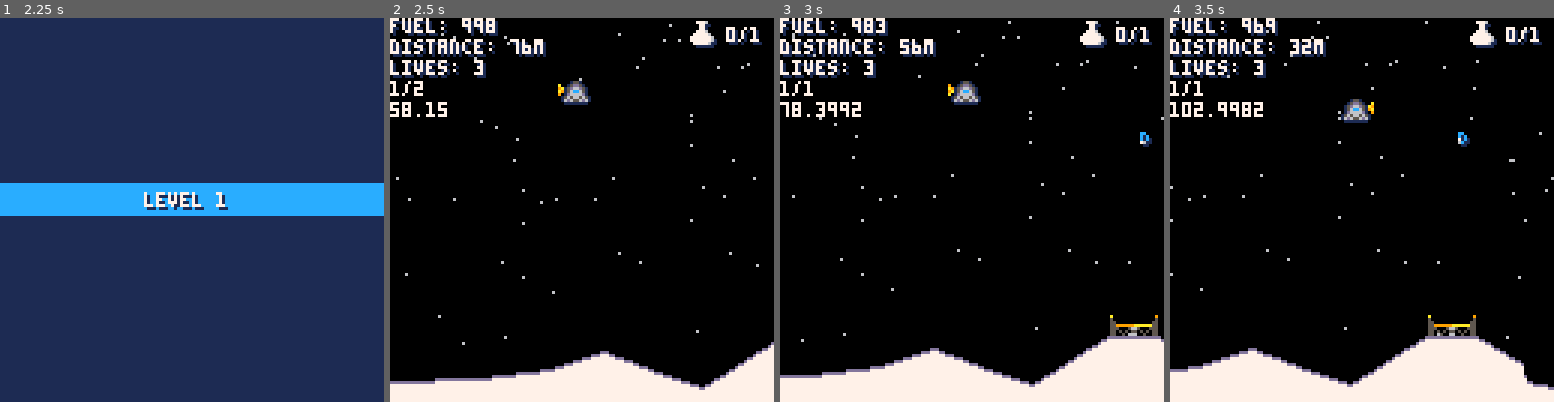
Above: before the commit, frames 1-4 (left to right).
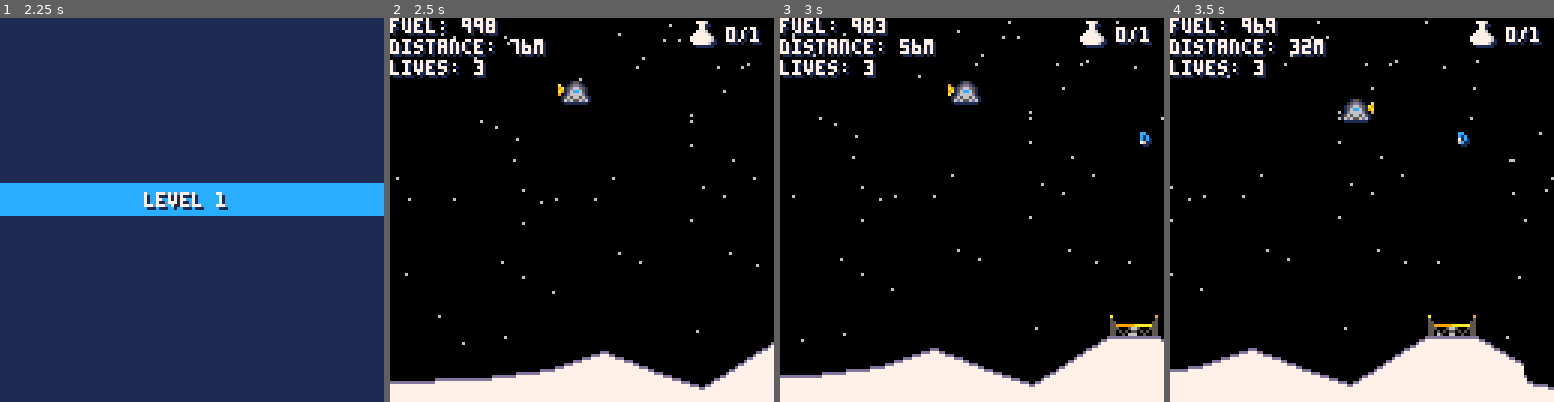
Above: after the commit, the same moments.

Repository: lewsid/moon-missions
Game: PICO-8 cartridge munlander.p8
Two runs of this game, one before a commit and one after it. Both use one fixed random seed, a clock stepped at 60 frames per second and the inputs below.
Inputs:
- Up to frame 1 (2.25 s): tap X (X key) at 0.33, 1.07, 1.85 s; hold Right 1.6-2.1 s; hold Up from 2.15 s (still down)
- Up to frame 2 (2.5 s): release Up at 2.42 s; hold Right from 2.47 s (still down)
- Up to frame 3 (3 s): keep holding Right; tap X (X key) at 2.97 s
- Up to frame 4 (3.5 s): release Right at 3.03 s; hold Left from 3.08 s (still down)

Frame 1 is identical in both runs. In frame 2, 0.4% of the frame differs, in the area x 0-15%, y 16-26%; in frame 3, 0.5%; in frame 4, 0.6%, in the area x 0-25%, y 16-26%.

Commit message:
removed test prints

Diff:
--- a/munlander.p8
+++ b/munlander.p8
@@ -641,9 +641,6 @@
 		#pickups,cam.x+113,cam.y+4,1)
 	print(config.collected.."/"..
 		#pickups,cam.x+112,cam.y+3,7)
-
-	print(screen_x.."/"..screen_y,cam.x,cam.y+21,7)
-	print(ship.x,cam.x,cam.y+28,7)
 
 	--data icon (fill-up)
 	step=0
